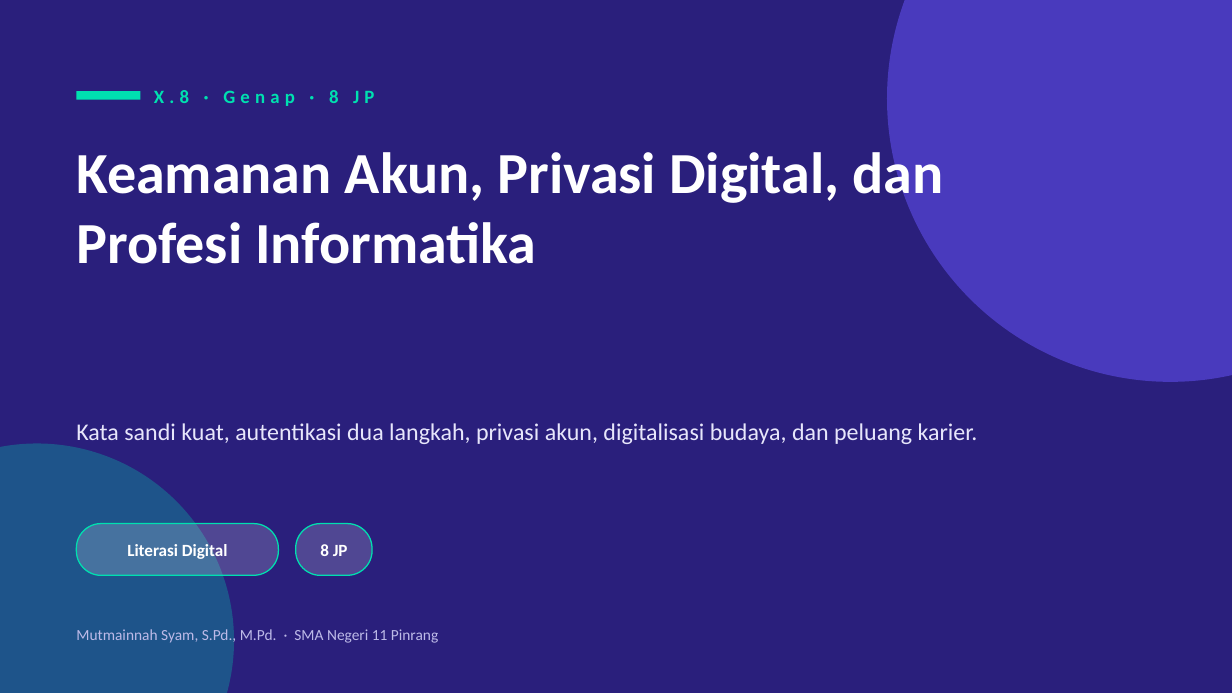
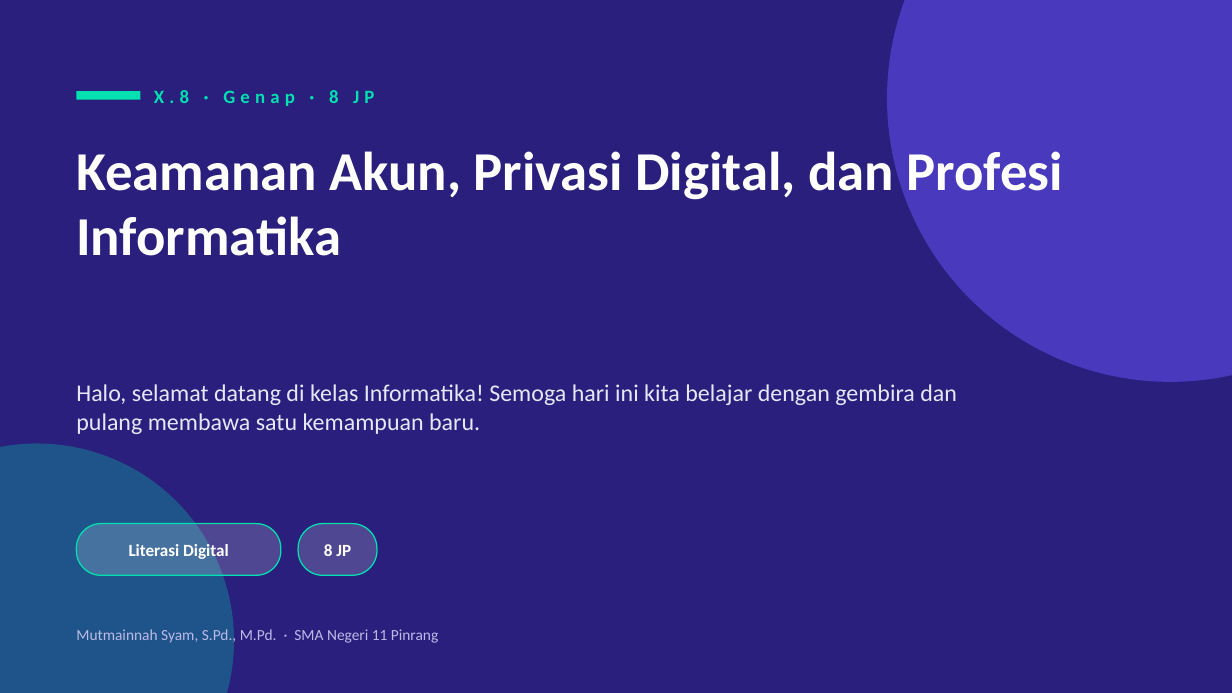
Before and after one commit to idayahinna-afk/tik, a slide deck: slide 127 of Slide Informatika Kelas X - SMAN 11 Pinrang.pptx (slide 71 before the commit). Drawn at 1232x693 pixels with LibreOffice and Linux fonts; fonts in the diff are those of the drawing. Boxes give left, top, right and bottom in pixels: in the first picture for what was removed or moved away, otherwise in the second. Text is boxed around its words. In the diff, an @@ line names an element or a change of style, - is before the commit and + after.

```diff
--- a/Slide Informatika Kelas X - SMAN 11 Pinrang.pptx
+++ b/Slide Informatika Kelas X - SMAN 11 Pinrang.pptx
@@ text "Keamanan Akun, Privasi Digital, dan ..." at box(76, 144, 1063, 256): size 34 to 32 pt @@
@@ text at box(76, 384, 957, 434): text changed @@
-Kata sandi kuat, autentikasi dua langkah, privasi akun, digitalisasi budaya, dan peluang karier.
+Halo, selamat datang di kelas Informatika! Semoga hari ini kita belajar dengan gembira dan pulang membawa satu kemampuan baru.
@@ text "8 JP": place and size @@
-text "8 JP" at box(320, 544, 348, 556)
+text "8 JP" at box(324, 544, 351, 556)
@@ rounded rectangle: place and size @@
-rounded rectangle at box(296, 524, 372, 575)
+rounded rectangle at box(298, 524, 377, 575)
```
Also in this commit, not shown: 70 other slides changed, 72 slides added, 8 slides removed, 3 other files.
